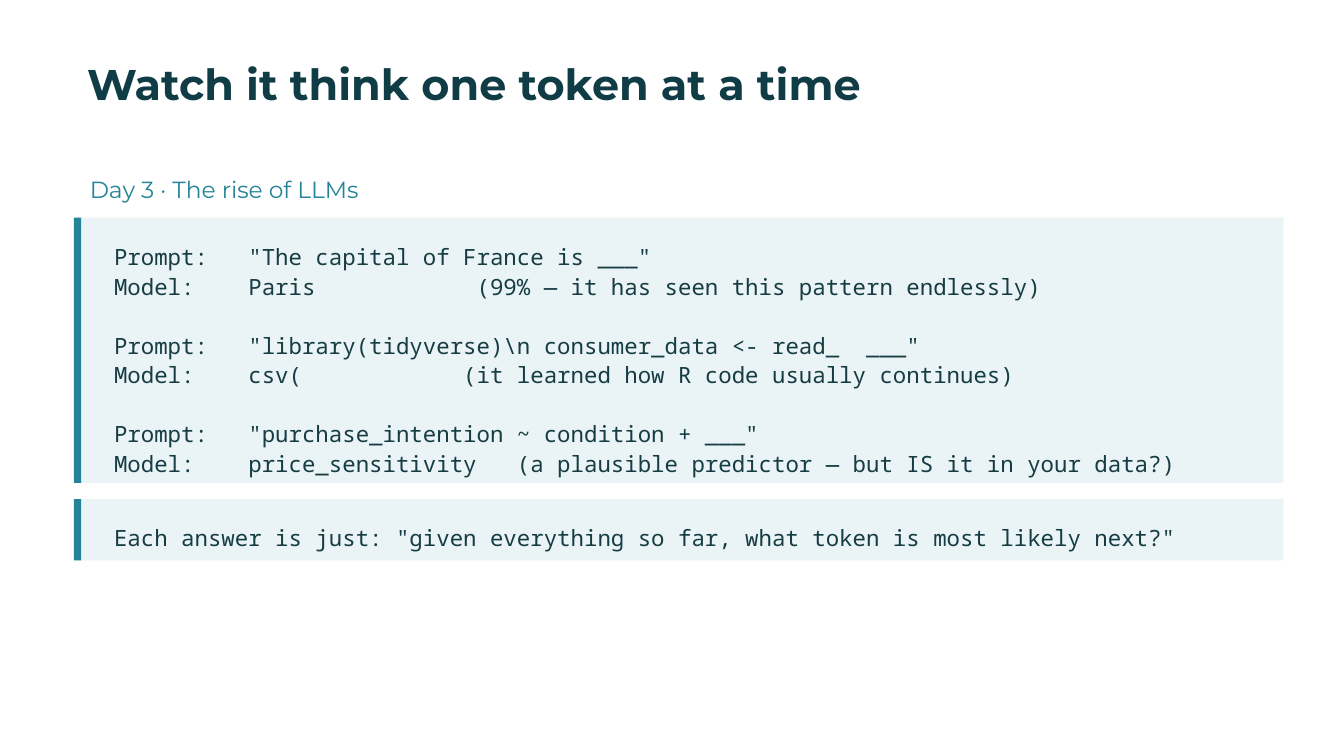
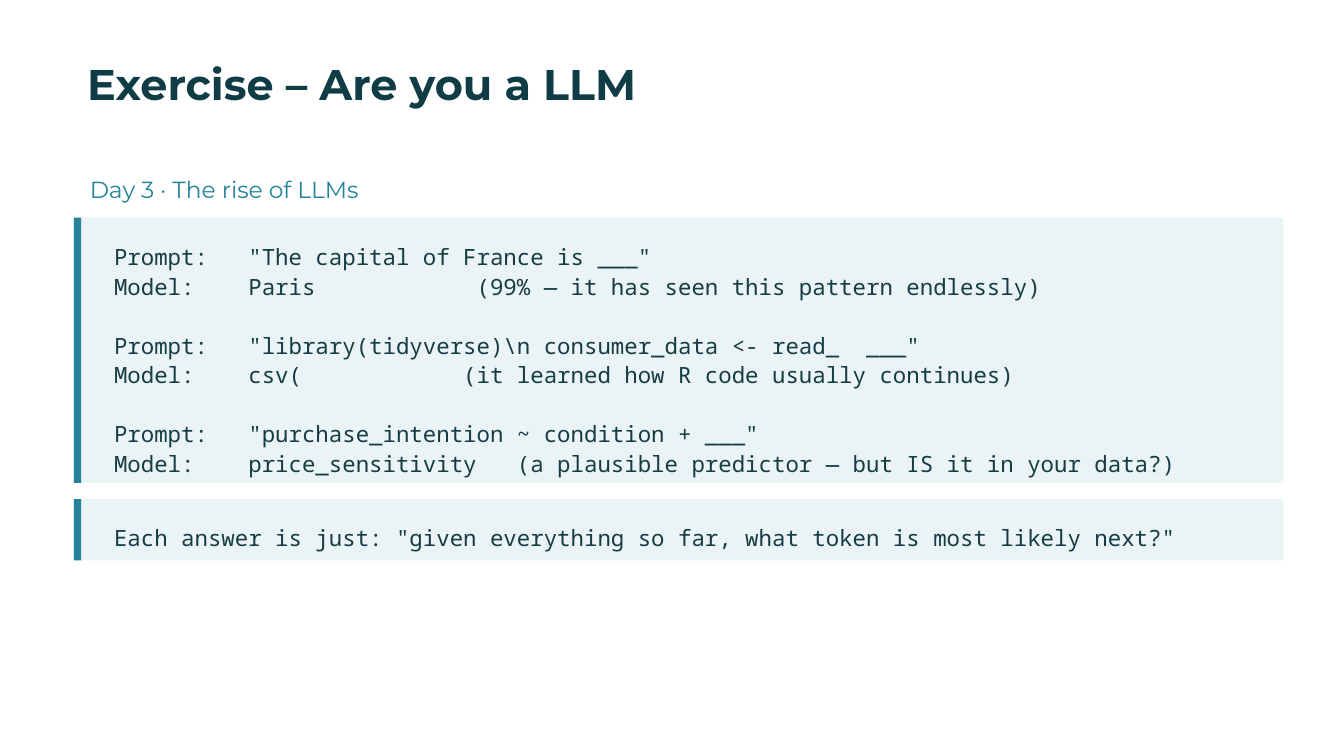
Before and after one commit to TheDataFlowCompany/the-science-repository, a slide deck: slide 9 of workshop/materials/day_3/Day 3 - Slides.pptx (slide 8 before the commit). Drawn at 1344x756 pixels with LibreOffice and Linux fonts; fonts in the diff are those of the drawing; background and template pictures are left out. Boxes give left, top, right and bottom in pixels: in the first picture for what was removed or moved away, otherwise in the second. Text is boxed around its words. In the diff, an @@ line names an element or a change of style, - is before the commit and + after.

```diff
--- a/workshop/materials/day_3/Day 3 - Slides.pptx
+++ b/workshop/materials/day_3/Day 3 - Slides.pptx
@@ text at [87,66,636,109]: text changed @@
-Watch it think one token at a time
+Exercise – Are you a LLM
```
Also in this commit, not shown: 5 other slides changed, 1 slide added.
